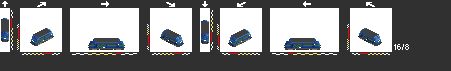
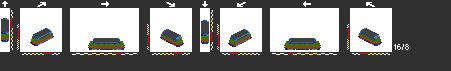
Before/after of a 451px x 71px layered artwork. What changed in the layer stack:
added layer "njj1" above "dsb5" over box(1, 33, 381, 48)
hid "dsb5" over box(1, 33, 381, 50)
